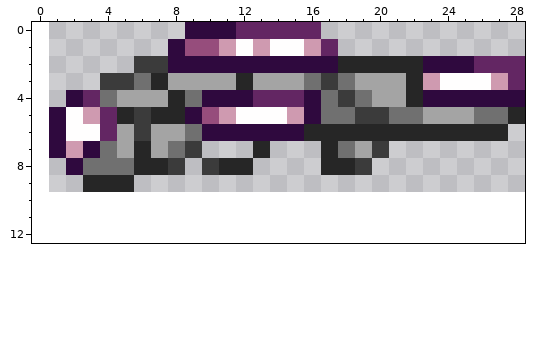
One commit to this pixel-art sprite: Items/Magic/PrismBlaster.png. The picture above is the old version.
The file is 56x20 pixels, drawn in blocks of 2x2; one block is one cell here. Colours within 5 levels of each other are drawn and written as one. The old version is drawn lined up with the new one, on the new canvas.
Once edited:
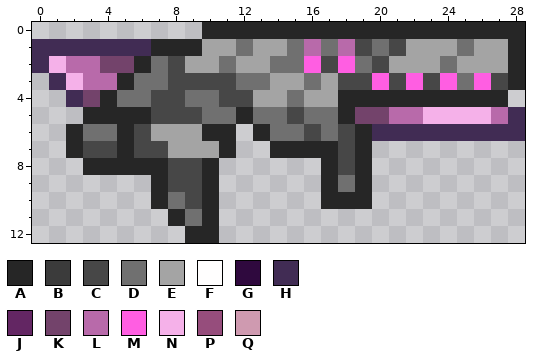
Palette (. is transparent): A #262626  B #3b3b3b  C #474747  D #707070  E #a4a4a4  F #fffefe  G #2f093e  H #412c54  J #632663  K #73436b  L #b86aaa  M #ff5ee2  N #f5b1e9  P #964d7c  Q #cf9ab0
Changes in this commit:
canvas 28x10 -> 29x13, the old top-left corner now at 1,0
Changed rows in their new state; - is an unchanged pixel.
first column x 0:
 0 ---------.AAAAAAAAAAAAAAAAAAA
 1 HHHHHHHAAAEEDEEDLDLCDCEEEDEEA
 2 HNLLKKADCEEDEEDDMCMDCEEEDEEEA
 3 -HNLLA-DCCCCDD---ECCMCMCMDMCA
 4 --HKADDCC-DCCEEDEEAAAA-AAAAA.
 5 -..AA-ACCCDDADDCD-AKKLLNNNNLH
 6 -.ADDAC--EAA.ADDCDC-HHHHHHHHH
 7 -.ACCACCEEEA-.AAA-CA.--------
 8 --.AAA--CCA..-----CA---------
 9 ---...-ACCA------ADA---------
10 -------ADCA------AAA---------
11 --------ADA------------------
12 ---------AA------------------
